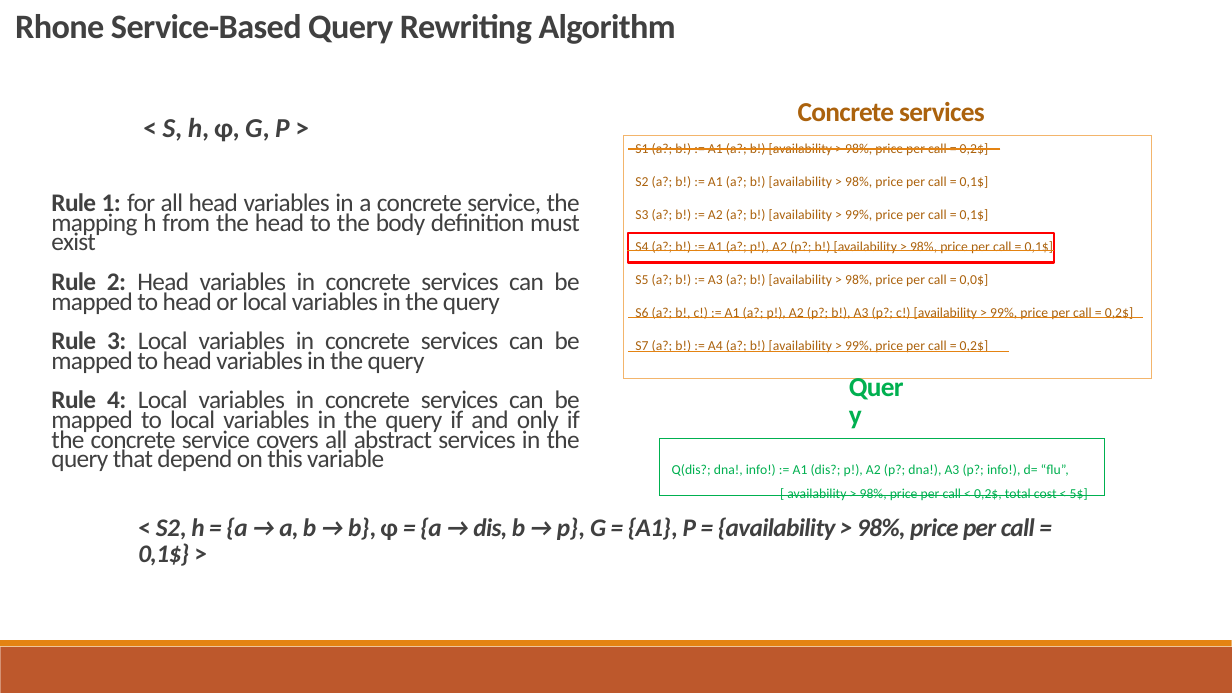
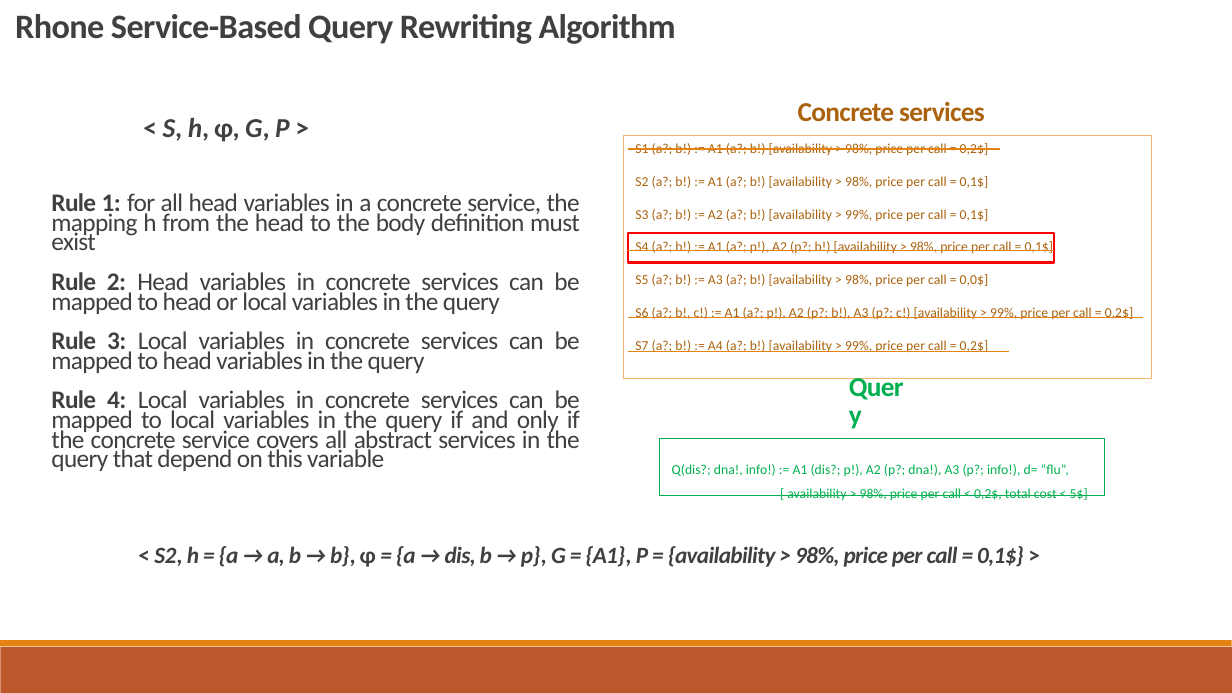
Before and after one commit to danielboni/DanielCarvalho-PhD, a slide deck: slide 14 of Presentations/ADBIS 2016/ADBIS-2016-Presentation.pptx (slide 20 before the commit). Drawn at 1232x693 pixels with LibreOffice and Linux fonts; fonts in the diff are those of the drawing. Boxes give left, top, right and bottom in pixels: in the first picture for what was removed or moved away, otherwise in the second. Text is boxed around its words. In the diff, an @@ line names an element or a change of style, - is before the commit and + after.

```diff
--- a/Presentations/ADBIS 2016/ADBIS-2016-Presentation.pptx
+++ b/Presentations/ADBIS 2016/ADBIS-2016-Presentation.pptx
@@ text "< S2, h = {a ..." at (154,546,1024,567): size 14.8 to 13.6 pt; line spacing 0.85 to 0.75 @@
```
Also in this commit, not shown: 3 other slides changed.
